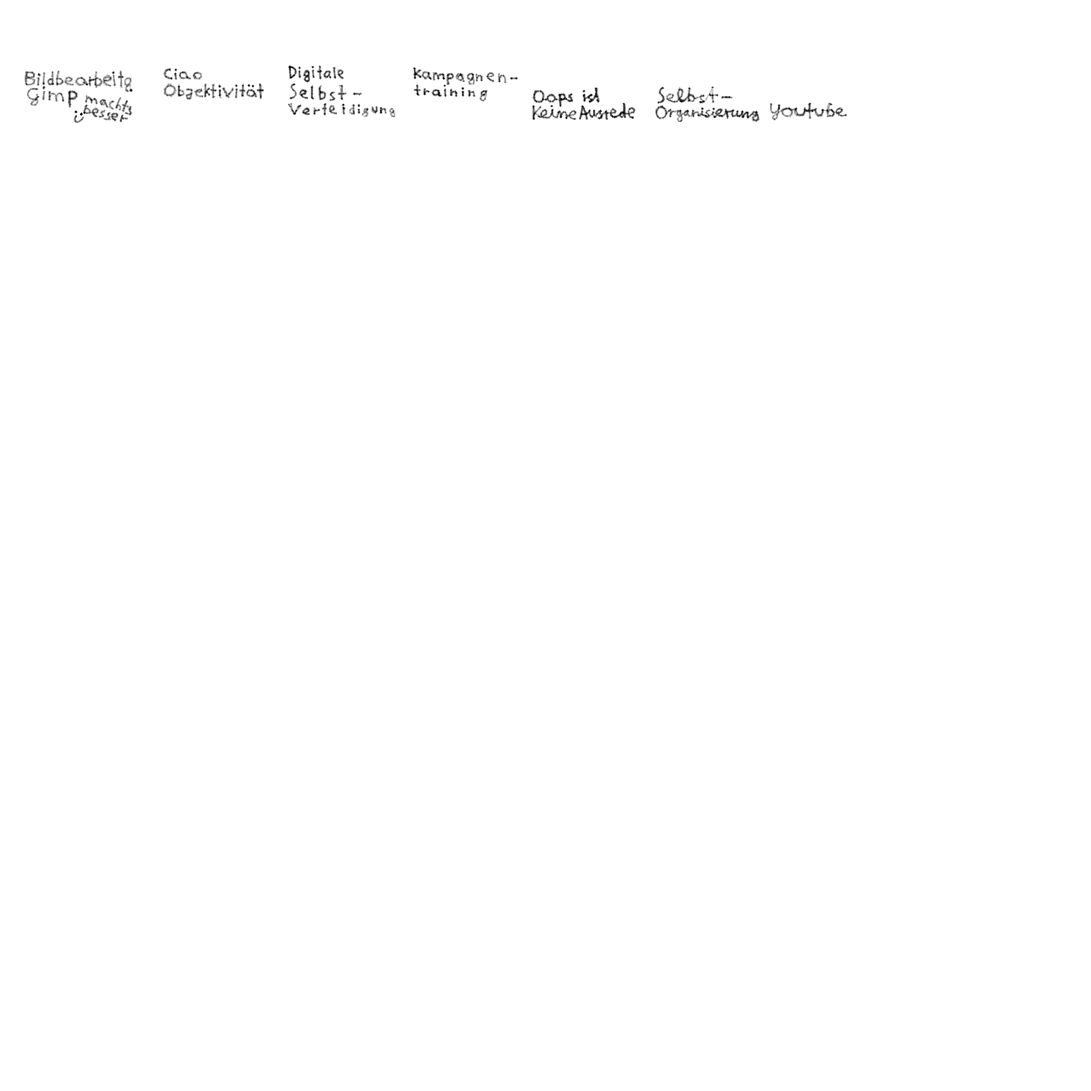
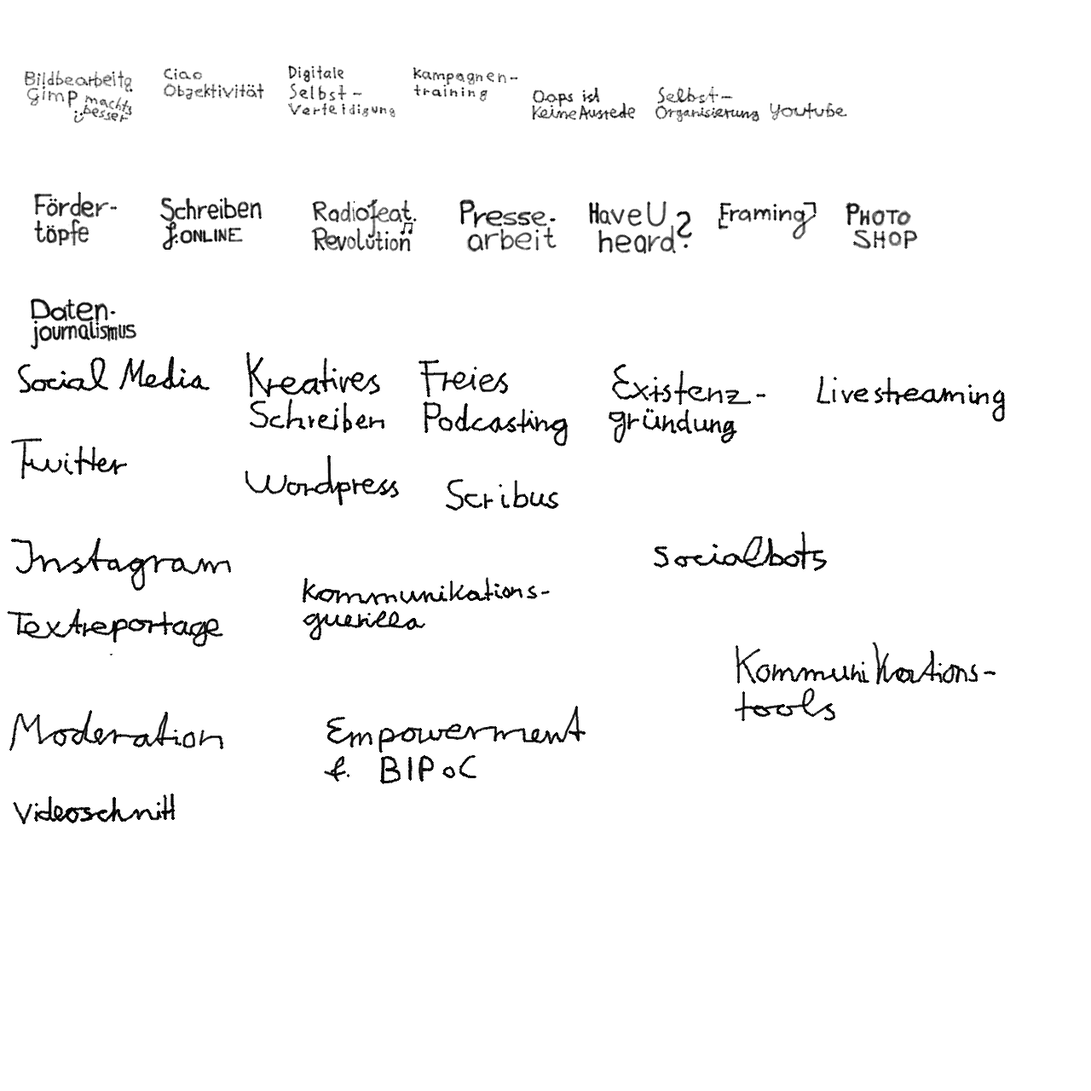
Layers edited between the first and the second 1091 x 1091 image:
added layer "Fördertöpfe.png" above "Layer #1" over [34,191,117,246]
added layer "Layer #1" above "Schreiben Für Online.png" over [6,352,1006,825]
added layer "Schreiben Für Online.png" above "Radiofeat Revolution.png" over [159,196,262,250]
added layer "Radiofeat Revolution.png" above "Pressearbeit.png" over [311,199,417,252]
added layer "Pressearbeit.png" above "PhotoShop.png" over [459,199,557,253]
added layer "PhotoShop.png" above "HaveUheard.png" over [845,202,919,250]
added layer "HaveUheard.png" above "Framing.png" over [588,201,693,255]
added layer "Framing.png" above "Datenjournalismus.png" over [718,201,817,241]
added layer "Datenjournalismus.png" above "youtube.png" over [30,298,138,350]
